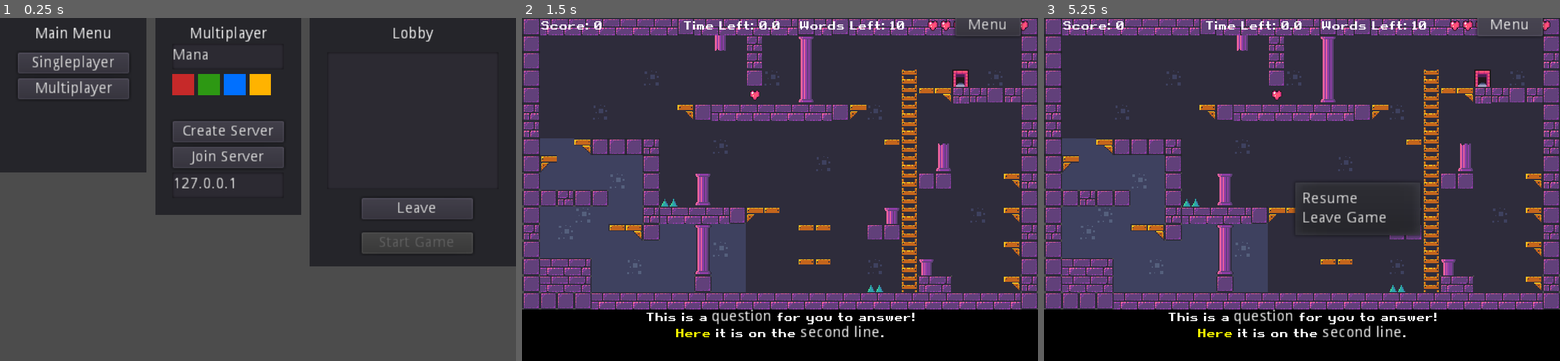
Above: before the commit, frames 1-3 (left to right).
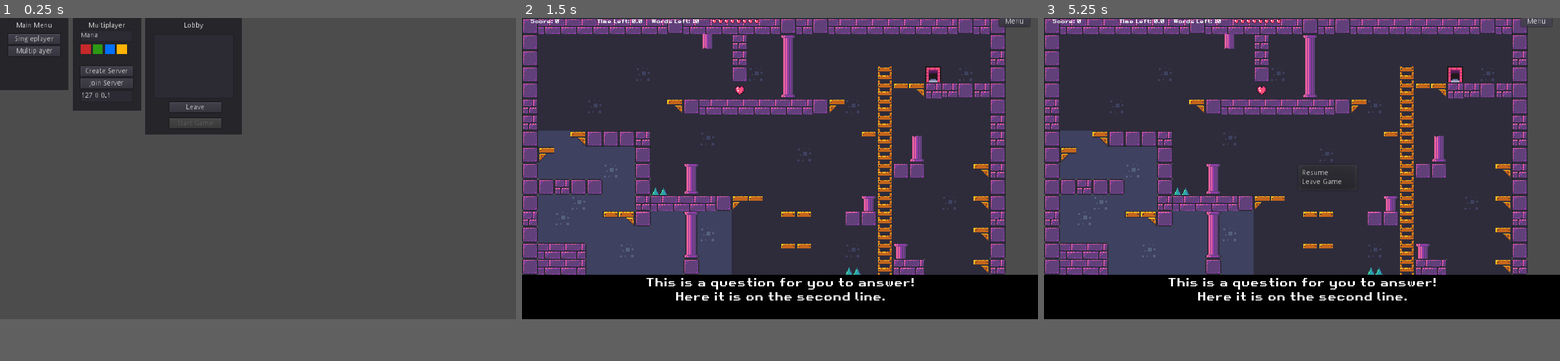
Above: after the commit, the same moments.

Repository: dalefrob/ELearningMultiplayer
Game: Godot game, scene res://Scenes/MainMenu.tscn
The game is run twice, just before and just after one commit, with the same random seed, the same clock (stepped at 60 frames per second) and the same inputs.
Inputs:
- Up to frame 1 (0.25 s): no input
- Up to frame 2 (1.5 s): click "Singleplayer" at 0.5 s; click "Leave" at 1.25 s
- Up to frame 3 (5.25 s): click "Create Server" at 2 s; click "Start Game" at 2.75 s; click "Start Game" at 3.5 s; click "Join Server" at 4.25 s; click "Menu" at 5 s
In our replay, the window is 800x533 before the commit and 800x468 after it. These sizes can differ from the game's own. Grey fills any space a smaller window leaves; there, only what the larger window draws over its background counts as a difference.

The runs differ from the first frame. In frame 1, 46% of the frame differs, in the area x 0-100%, y 0-73%; in frame 2, 36%; in frame 3, 36%.

Commit message:
camera and ui resize
- added a follow camera for players, now the level can be bigger
- resized ui for sharpness (fix texts and stuff later on)

Diff:
--- a/Scenes/Game.tscn
+++ b/Scenes/Game.tscn
@@ -25,11 +25,21 @@
 font_data = ExtResource( 7 )
 
 [sub_resource type="DynamicFont" id=4]
-size = 11
+size = 22
 font_data = ExtResource( 7 )
 
 [node name="Game" type="Node2D"]
 script = ExtResource( 3 )
+
+[node name="PlayerCamera" type="Camera2D" parent="."]
+current = true
+zoom = Vector2( 0.5, 0.5 )
+limit_left = 0
+limit_top = 0
+limit_right = 1024
+limit_bottom = 600
+drag_margin_h_enabled = true
+drag_margin_v_enabled = true
 
 [node name="QuestionRoundTimer" type="Timer" parent="."]
 wait_time = 15.0
@@ -129,6 +139,18 @@
 [node name="CollisionShape2D" type="CollisionShape2D" parent="MapObjects/Door"]
 shape = SubResource( 2 )
 
+[node name="HeartPickup" parent="." instance=ExtResource( 6 )]
+position = Vector2( 216, 72 )
+
+[node name="PlayerStartPosition" type="Position2D" parent="."]
+position = Vector2( 264, 248 )
+
+[node name="Players" type="Node" parent="."]
+
+[node name="LadderPiece" type="Sprite" parent="."]
+position = Vector2( -24, 248 )
+texture = ExtResource( 13 )
+
 [node name="GameUI" type="CanvasLayer" parent="."]
 script = ExtResource( 12 )
 
@@ -216,15 +238,15 @@
 anchor_top = 1.0
 anchor_right = 1.0
 anchor_bottom = 1.0
-margin_top = -48.0
+margin_top = -88.0
 grow_vertical = 0
 __meta__ = {
 "_edit_use_anchors_": false
 }
 
 [node name="ColorRect" type="ColorRect" parent="GameUI/BottomCont"]
-margin_right = 480.0
-margin_bottom = 48.0
+margin_right = 1024.0
+margin_bottom = 88.0
 color = Color( 0, 0, 0, 1 )
 
 [node name="QuestionText" type="RichTextLabel" parent="GameUI/BottomCont/ColorRect"]
@@ -234,8 +256,8 @@
 rect_clip_content = false
 custom_fonts/normal_font = SubResource( 4 )
 bbcode_enabled = true
-bbcode_text = "[center]This is a [b]question[/b] for you to answer!
-[color=yellow]Here[/color] it is on the [b]second line[/b]."
+bbcode_text = "[center]This is a question for you to answer!
+Here it is on the second line."
 text = "This is a question for you to answer!
 Here it is on the second line."
 scroll_active = false
@@ -367,18 +389,6 @@
 __meta__ = {
 "_edit_use_anchors_": false
 }
-
-[node name="HeartPickup" parent="." instance=ExtResource( 6 )]
-position = Vector2( 216, 72 )
-
-[node name="PlayerStartPosition" type="Position2D" parent="."]
-position = Vector2( 264, 248 )
-
-[node name="Players" type="Node" parent="."]
-
-[node name="LadderPiece" type="Sprite" parent="."]
-position = Vector2( -24, 248 )
-texture = ExtResource( 13 )
 [connection signal="timeout" from="QuestionRoundTimer" to="." method="on_question_timer_timeout"]
 [connection signal="body_entered" from="MapObjects/Spike" to="MapObjects/Spike" method="_on_Spike_body_entered"]
 [connection signal="body_entered" from="MapObjects/Spike2" to="MapObjects/Spike2" method="_on_Spike_body_entered"]
--- a/network_game.gd
+++ b/network_game.gd
@@ -1,7 +1,7 @@
 extends "game.gd"
 
 # Multiplayer word collection game
-
+onready var player_camera = $PlayerCamera
 onready var roundover_panel = $GameUI/RoundOverPanel
 onready var map_objects = get_node("MapObjects")
 onready var collectible_word_scene = preload("res://Scenes/CollectibleWord.tscn")
@@ -89,6 +89,11 @@
 	# we're spawning another player, so set their tag displayed above their head
 	if peer_ID != get_tree().get_network_unique_id():
 		player.set_tag(Multiplayer.peer_info[peer_ID].name)
+	else:
+		# its me, set the camera
+		player_camera.get_parent().remove_child(player_camera)
+		player.add_child(player_camera)
+		player_camera.current = true
 	get_node("/root/Game/Players").add_child(player)
 	player.position = spawn_position
 
--- a/project.godot
+++ b/project.godot
@@ -66,10 +66,6 @@
 
 [display]
 
-window/size/width=480
-window/size/height=320
-window/size/test_width=960
-window/size/test_height=640
 window/stretch/mode="2d"
 window/stretch/aspect="keep"
 
